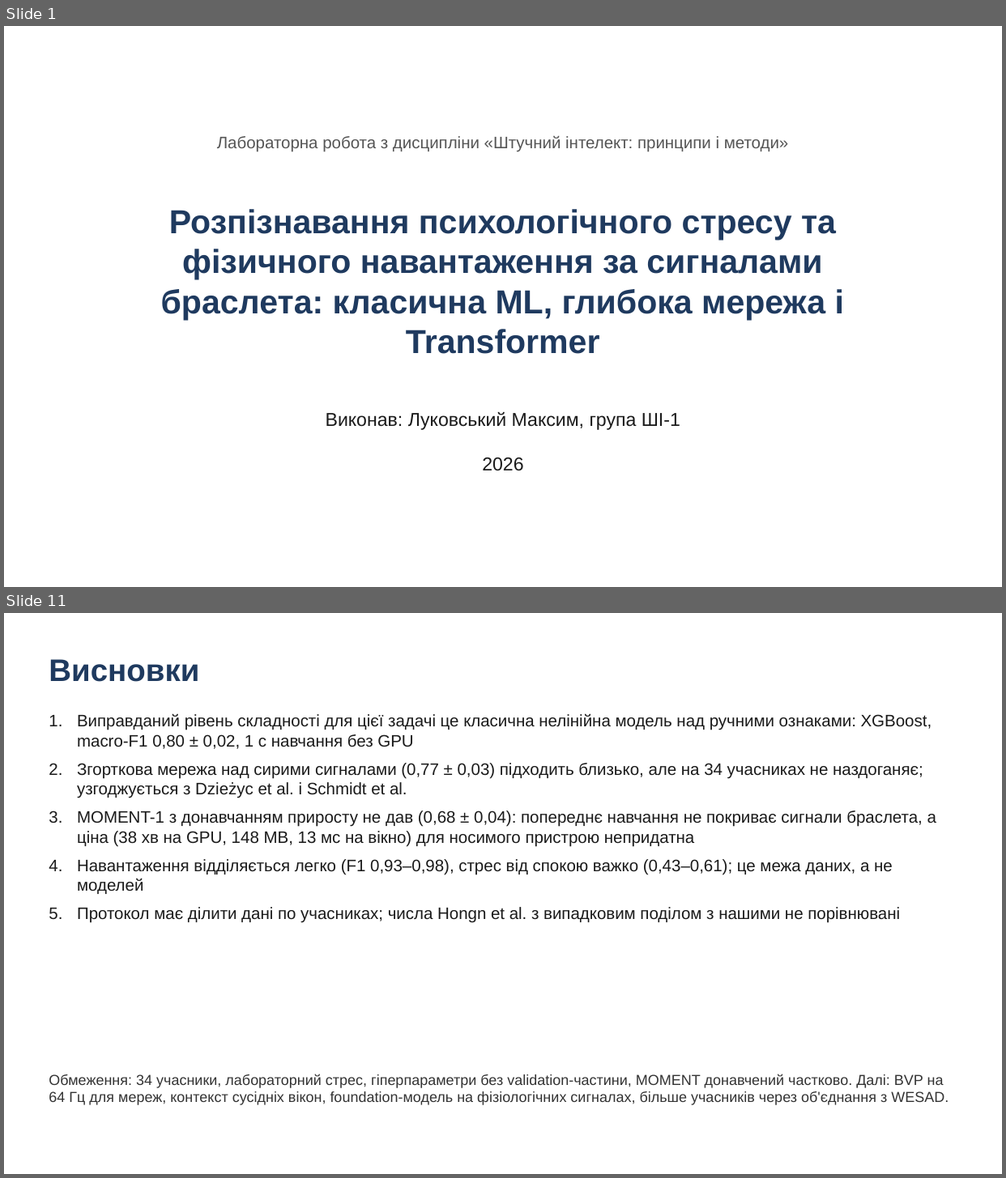
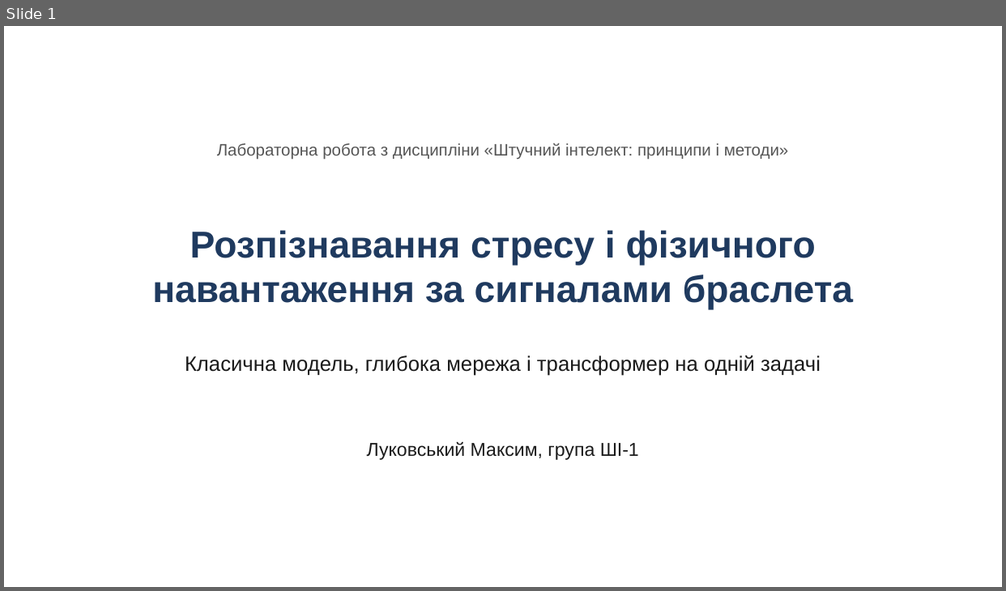
Before and after one commit to lukovskiy541/wearable-stress-exercise, a slide deck: presentation.pptx. Shown one above the other, each under a label of ours: slides 1 and 11 before the commit, slide 1 after it; the slides between them are not shown. The pictures are 1006x1178 and 1006x591 pixels, drawn with LibreOffice and Linux fonts; fonts in the diff are those of the drawing. Boxes give left, top, right and bottom in pixels: in the first picture for what was removed or moved away, otherwise in the second. Text is boxed around its words. In the diff, an @@ line names an element or a change of style, - is before the commit and + after.

Commit message:
Simplify presentation, add speech text

```diff
--- a/presentation.pptx
+++ b/presentation.pptx
@@ slide 11 removed at bbox=[4, 613, 1002, 1174], background #FFFFFF @@
@@ text removed at bbox=[49, 659, 199, 682] @@
-Висновки
@@ text removed at bbox=[77, 713, 936, 923] @@
-1. Виправданий рівень складності для цієї задачі це класична нелінійна модель над ручними ознаками: XGBoost, macro-F1 0,80 ± 0,02, 1 с навчання без GPU
-2. Згорткова мережа над сирими сигналами (0,77 ± 0,03) підходить близько, але на 34 учасниках не наздоганяє; узгоджується з Dzieżyc et al. і Schmidt et al.
-3. MOMENT-1 з донавчанням приросту не дав (0,68 ± 0,04): попереднє навчання не покриває сигнали браслета, а ціна (38 хв на GPU, 148 MB, 13 мс на вікно) для носимого пристрою непридатна
-4. Навантаження відділяється легко (F1 0,93–0,98), стрес від спокою важко (0,43–0,61); це межа даних, а не моделей
-5. Протокол має ділити дані по учасниках; числа Hongn et al. з випадковим поділом з нашими не порівнювані
@@ text removed at bbox=[49, 1074, 948, 1105] @@
-Обмеження: 34 учасники, лабораторний стрес, гіперпараметри без validation-частини, MOMENT донавчений частково. Далі: BVP на 64 Гц для мереж, контекст сусідніх вікон, foundation-модель на фізіологічних сигналах, більше учасників через об'єднання з WESAD.
@@ slide 1 changed as well @@
@@ text "Лабораторна робота з дисципліни «Штучний ...": place and size @@
-text "Лабораторна робота з дисципліни «Штучний ..." at bbox=[217, 136, 789, 152]
+text "Лабораторна робота з дисципліни «Штучний ..." at bbox=[217, 143, 789, 160]
@@ text at bbox=[152, 230, 853, 310]: text changed; size 32 to 36 pt @@
-Розпізнавання психологічного стресу та фізичного навантаження за сигналами браслета: класична ML, глибока мережа і Transformer
+Розпізнавання стресу і фізичного навантаження за сигналами браслета
@@ text added at bbox=[185, 356, 820, 376], 20 pt, text #1A1A1A @@
+Класична модель, глибока мережа і трансформер на одній задачі
@@ text at bbox=[367, 442, 639, 460]: text changed @@
-Виконав: Луковський Максим, група ШІ-1
+Луковський Максим, група ШІ-1
@@ text removed at bbox=[482, 458, 523, 472] @@
-2026
```
Also in this commit, not shown: 3 other slides changed, 8 slides added, 7 other slides removed, 2 other files.
